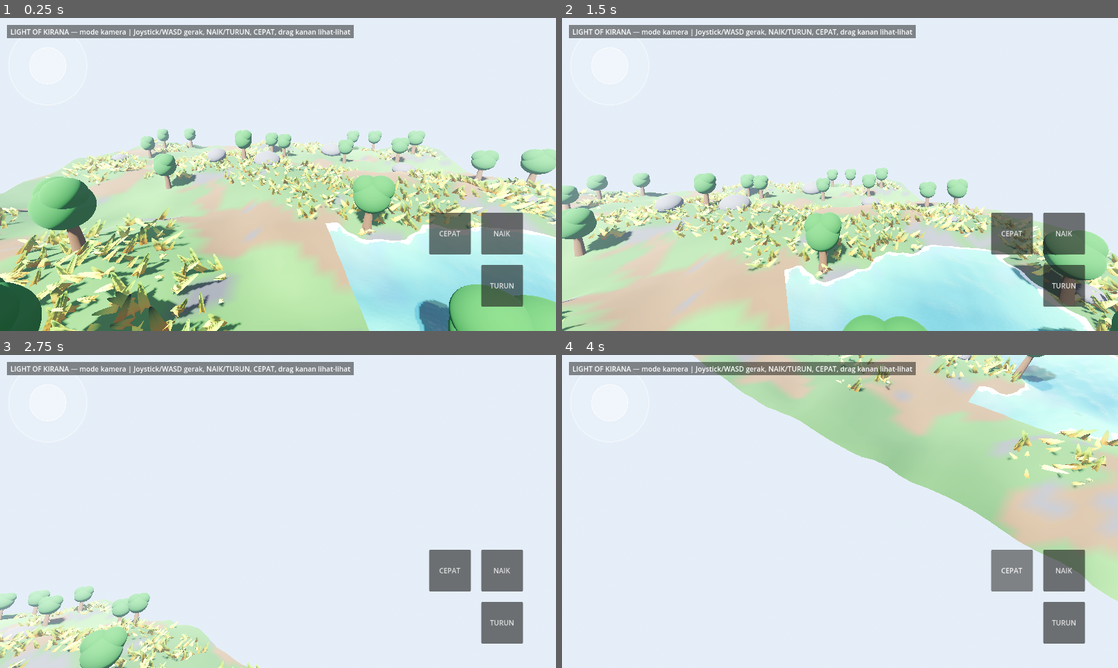
Above: before the commit, frames 1-4 (two rows, left to right).
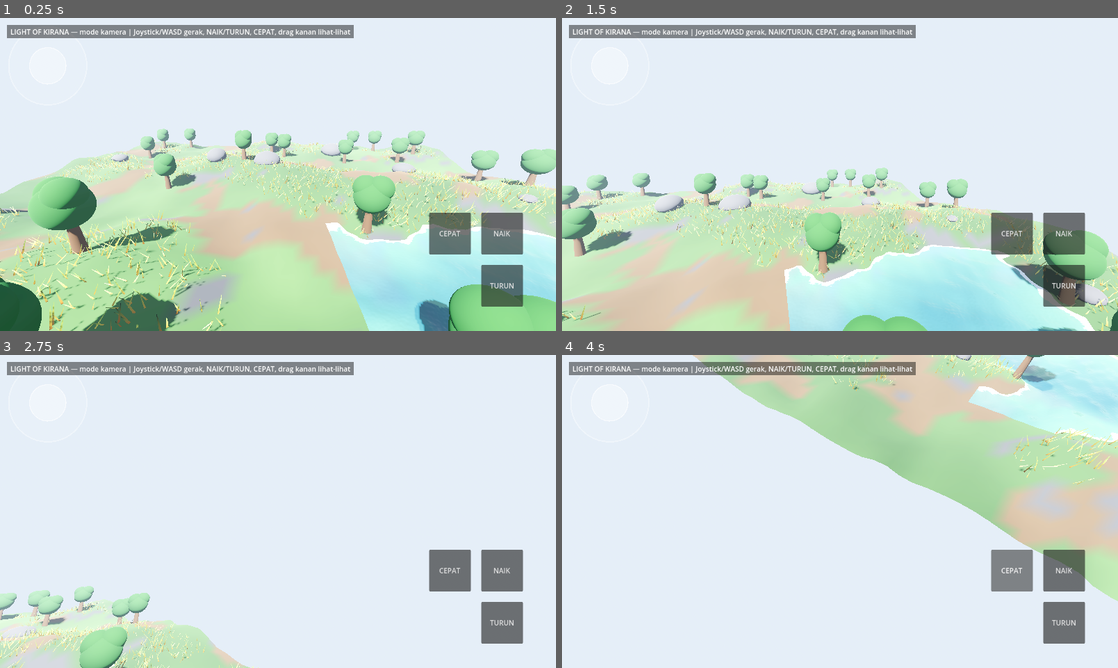
Above: after the commit, the same moments.

Repository: bagus123triga/light-of-kirana
Game: Godot game, scene res://scenes/main.tscn
The game is run twice, just before and just after one commit, with the same random seed, the same clock (stepped at 60 frames per second) and the same inputs.
Inputs (mouse positions are in pixels of both pictures, inside the frame that each line leads up to):
- Up to frame 1 (0.25 s): no input
- Up to frame 2 (1.5 s): drag from (612, 64) to (895, 105) at 0.52 s; drag from (728, 190) to (812, 237) at 1.27 s
- Up to frame 3 (2.75 s): move the mouse to (333, 442) at 2.02 s; hold D from 2.03 s (still down); hold Shift from 2.03 s (still down)
- Up to frame 4 (4 s): release D at 2.75 s; release Shift at 2.75 s; drag from (812, 574) to (673, 464) at 2.77 s; move the mouse to (1006, 558) at 3.52 s; hold A from 3.53 s (still down); hold Shift from 3.53 s (still down); tap Space at 3.77 s

The runs differ from the first frame. In frame 1, 12% of the frame differs, in the area x 0-100%, y 38-100%; in frame 2, 5.9%; in frame 3, 1.9%; in frame 4, 1.7%.

Commit message:
Fix rumput: bilah tipis ala artikel + angin dilunakkan, 5000 helai

Diff:
--- a/scripts/world.gd
+++ b/scripts/world.gd
@@ -13,7 +13,7 @@
 const LAKE_CENTER := Vector2(14.0, 12.0)
 const LAKE_RADIUS := 9.0
 const WATER_LEVEL := -0.25
-const GRASS_COUNT := 2600
+const GRASS_COUNT := 5000
 const TREE_COUNT := 24
 const BOULDER_COUNT := 14
 
@@ -219,21 +219,23 @@
 func _blade_mesh() -> ArrayMesh:
 	# 2 quad menyilang (bukan segitiga!) — shader gameidea mengharapkan
 	# quad penuh: UV.x 0..1 selebar bilah, UV.y = 0 di ujung, 1 di pangkal,
-	# biar discard-nya membentuk bilah yang meruncing. Segitiga tunggal
-	# bikin rumput kelihatan seperti duri kuning di tablet.
+	# biar discard-nya membentuk bilah yang meruncing.
+	# UKURAN IKUT ARTIKEL: bilah TIPIS (lebar 0.07, tinggi 0.6) — versi
+	# lamaku 0.44 x 0.7 hampir persegi, jadi kelihatan daun berserakan
+	# yang rebah, bukan rumput.
 	var verts := PackedVector3Array()
 	var uvs := PackedVector2Array()
 	var indices := PackedInt32Array()
 	var quads := [
-		[Vector3(-0.22, 0.0, 0.0), Vector3(0.22, 0.0, 0.0)],
-		[Vector3(0.0, 0.0, -0.22), Vector3(0.0, 0.0, 0.22)],
+		[Vector3(-0.035, 0.0, 0.0), Vector3(0.035, 0.0, 0.0)],
+		[Vector3(0.0, 0.0, -0.035), Vector3(0.0, 0.0, 0.035)],
 	]
 	var base := 0
 	for q in quads:
 		var bl: Vector3 = q[0]
 		var br: Vector3 = q[1]
 		# Kiri-bawah, kanan-bawah, kanan-atas (ujung), kiri-atas (ujung).
-		verts.append_array([bl, br, br + Vector3(0.0, 0.7, 0.0), bl + Vector3(0.0, 0.7, 0.0)])
+		verts.append_array([bl, br, br + Vector3(0.0, 0.6, 0.0), bl + Vector3(0.0, 0.6, 0.0)])
 		uvs.append_array([Vector2(0.0, 1.0), Vector2(1.0, 1.0), Vector2(1.0, 0.0), Vector2(0.0, 0.0)])
 		indices.append_array([base + 0, base + 1, base + 2, base + 0, base + 2, base + 3])
 		base += 4
@@ -264,6 +266,11 @@
 	fnl.frequency = 0.05
 	noise_tex.noise = fnl
 	grass_material.set_shader_parameter("wind_noise", noise_tex)
+	# Nilai artikel (blade_bend 0.5, gust 1.0) bikin ujung bilah 0.6 m
+	# terdorong ~0.7 m ke samping — bilah rebah jadi daun. Dilunakkan:
+	# bilah tetap tegak, cuma bergoyang.
+	grass_material.set_shader_parameter("blade_bend", 0.2)
+	grass_material.set_shader_parameter("gust_strength", 0.6)
 	var multimesh := MultiMesh.new()
 	multimesh.transform_format = MultiMesh.TRANSFORM_3D
 	multimesh.use_colors = false
Not shown, changed: Agent.md
